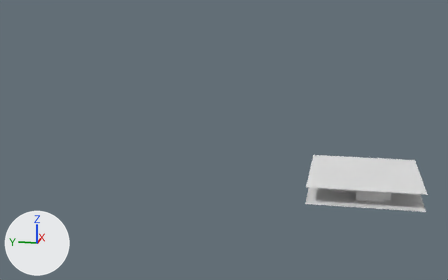
One commit to the FBX model Assets/Art/Models/Interiors/cafe_interior.fbx: the scene before it, then after it.
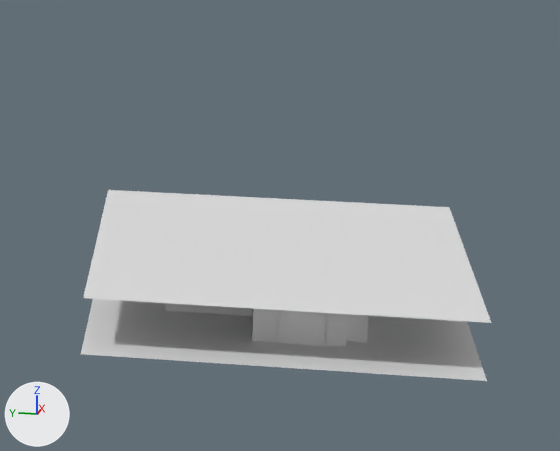
Old and new are each drawn whole from a 50 mm lens placed at (-234.7, 4.0, 50.9), pointed at (-82.7, 34.4, 12.9) and again close up on the part from 63% to 100% of the width and 35% to 83% of the height. Lighting does not change. The marker at lower left points along +X, +Y and +Z. Where no turn or scale is listed for an object, it has been applied to the vertices. Vertices at the same position are counted once.

The older version as bpy lines, for what is in view:
```python
me_mesh_021 = bpy.data.meshes.new('Mesh.021')
me_mesh_021.from_pydata([(0.0, -1.42, 0.0), (0.0, -1.42, -2.38), (0.0, 0.0, 0.0), (0.0, 0.0, -2.38)], [], [(0, 1, 3, 2)])
me_mesh_023 = bpy.data.meshes.new('Mesh.023')
me_mesh_023.from_pydata(...)  # 49 vertices, 37 faces; spans x -4.17..-4.01, y 4.35..6.01, z 0.03..2.16
me_mesh_029 = bpy.data.meshes.new('Mesh.029')
me_mesh_029.from_pydata([(-4.04, 5.04, 0.17), (-4.04, 4.49, 0.17), (-4.04, 5.04, 2.02), (-4.04, 4.49, 2.02)], [], [(3, 1, 0, 2)])
me_mesh_030 = bpy.data.meshes.new('Mesh.030')
me_mesh_030.from_pydata([(-4.04, 5.87, 0.17), (-4.04, 5.32, 0.17), (-4.04, 5.87, 2.02), (-4.04, 5.32, 2.02)], [], [(3, 1, 0, 2)])
me_mesh_035 = bpy.data.meshes.new('Mesh.035')
me_mesh_035.from_pydata([(-15.2, -14.1, 4.0), (15.2, -14.1, 4.0), (-15.2, 14.1, 4.0), (15.2, 14.1, 4.0)], [], [(3, 1, 0, 2)])
ob_doorframe006 = bpy.data.objects.new('doorframe006', me_mesh_023)
ob_doorframe006.location = (-75.88, -1.38, 0.0)
ob_interiorview027 = bpy.data.objects.new('interiorview027', me_mesh_029)
ob_interiorview027.location = (-75.88, -1.38, 0.0)
ob_interiorview028 = bpy.data.objects.new('interiorview028', me_mesh_030)
ob_interiorview028.location = (-75.88, -1.38, 0.0)
ob_plane039 = bpy.data.objects.new('Plane039', me_mesh_021)
ob_plane039.location = (-85.8, -1.41, 2.54)
ob_roof002 = bpy.data.objects.new('roof002', me_mesh_035)
ob_roof002.location = (-75.6, -1.4, 0.15)
# also in view: 'floor001' at (-75.9, -1.4, 0.0); 'walls003' at (-74.9, -1.3, 2.0); 'Plane038' at (-85.9, -3.7, 1.4)
```
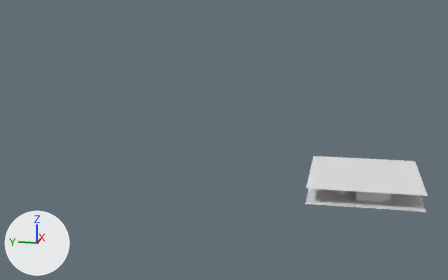
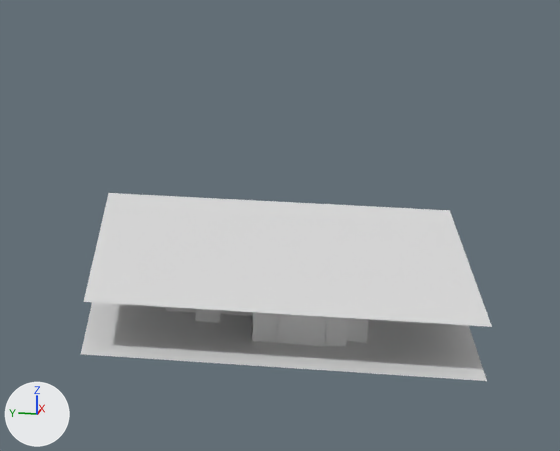
Pixel boxes (x1, y1, x2, y2) of what changed, in the close-ups (560 x 451 px):
'roof002', moved: before (83, 190, 491, 323); after (84, 193, 492, 327)
'ExteriorBox001', added: after (195, 309, 221, 323)
'doorframe006', deleted: before (197, 305, 219, 315)
'interiorview027', deleted: before (210, 306, 218, 312)
'interiorview028', deleted: before (199, 305, 207, 311)

What changed in the scene script:
```text
Change me_mesh_035:
    where me_mesh_035.from_pydata(...)  # 4 vertices, 1 face; spans x -15.2..15.2, y -14.1..14.1, z 4.0
    used by ob_roof002; location = (-75.6, -1.4, 0.15)
    me_mesh_035 part 1: the whole mesh is moved by (0.0, 0.0, -4.0)
Add me_mesh_040:
    me_mesh_040.from_pydata([(0.03, 0.0, 0.0), (-2.0, 0.0, 0.0), (0.03, -1.83, 0.0), (-1.97, -1.83, 0.0), (0.03, 0.0, 2.35), (-2.0, 0.0, 2.36), (0.03, -1.83, 2.35), (-1.97, -1.83, 2.35)], [], [(0, 1, 3, 2), (4, 6, 7, 5), (0, 4, 5, 1), (1, 5, 7, 3), (3, 7, 6, 2)])
Remove ob_doorframe006:
    ob_doorframe006 = bpy.data.objects.new('doorframe006', me_mesh_023)
    ob_doorframe006.location = (-75.88, -1.38, 0.0)
Remove ob_interiorview027:
    ob_interiorview027 = bpy.data.objects.new('interiorview027', me_mesh_029)
    ob_interiorview027.location = (-75.88, -1.38, 0.0)
Change ob_roof002:
    ob_roof002.location: (-75.6, -1.4, 0.15) -> (-75.7, -1.44, 3.91)
Remove ob_interiorview028:
    ob_interiorview028 = bpy.data.objects.new('interiorview028', me_mesh_030)
    ob_interiorview028.location = (-75.88, -1.38, 0.0)
Add ob_exteriorbox001:
    ob_exteriorbox001 = bpy.data.objects.new('ExteriorBox001', me_mesh_040)
    ob_exteriorbox001.location = (-79.93, 4.72, 0.0)
```
